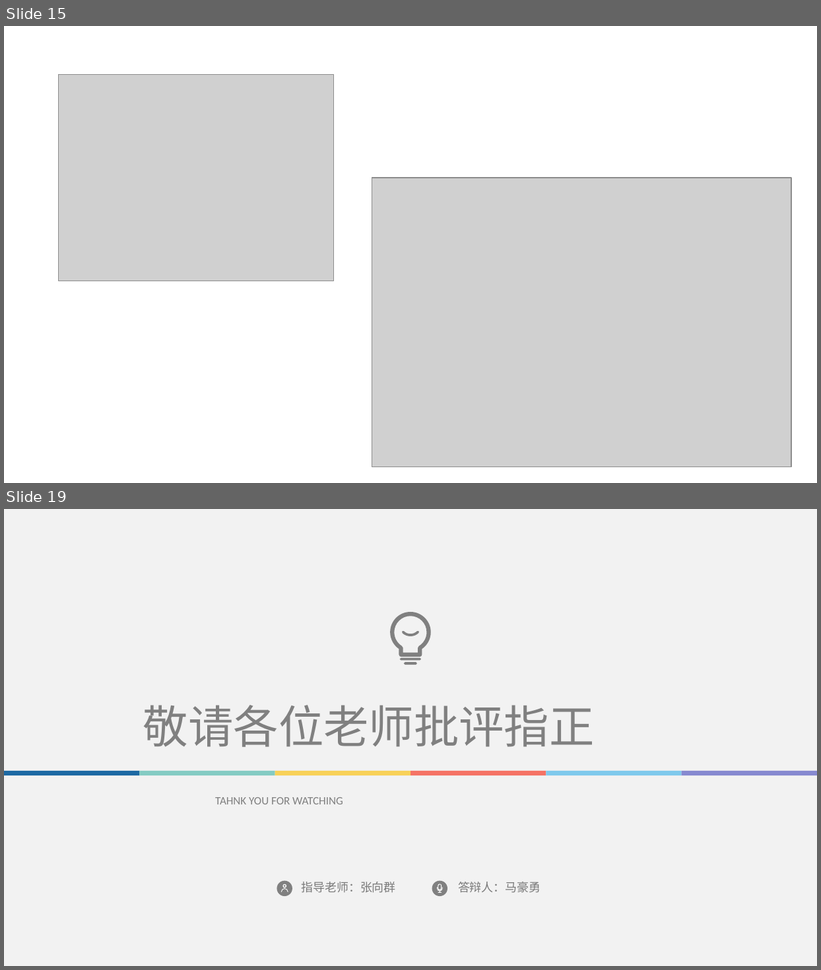
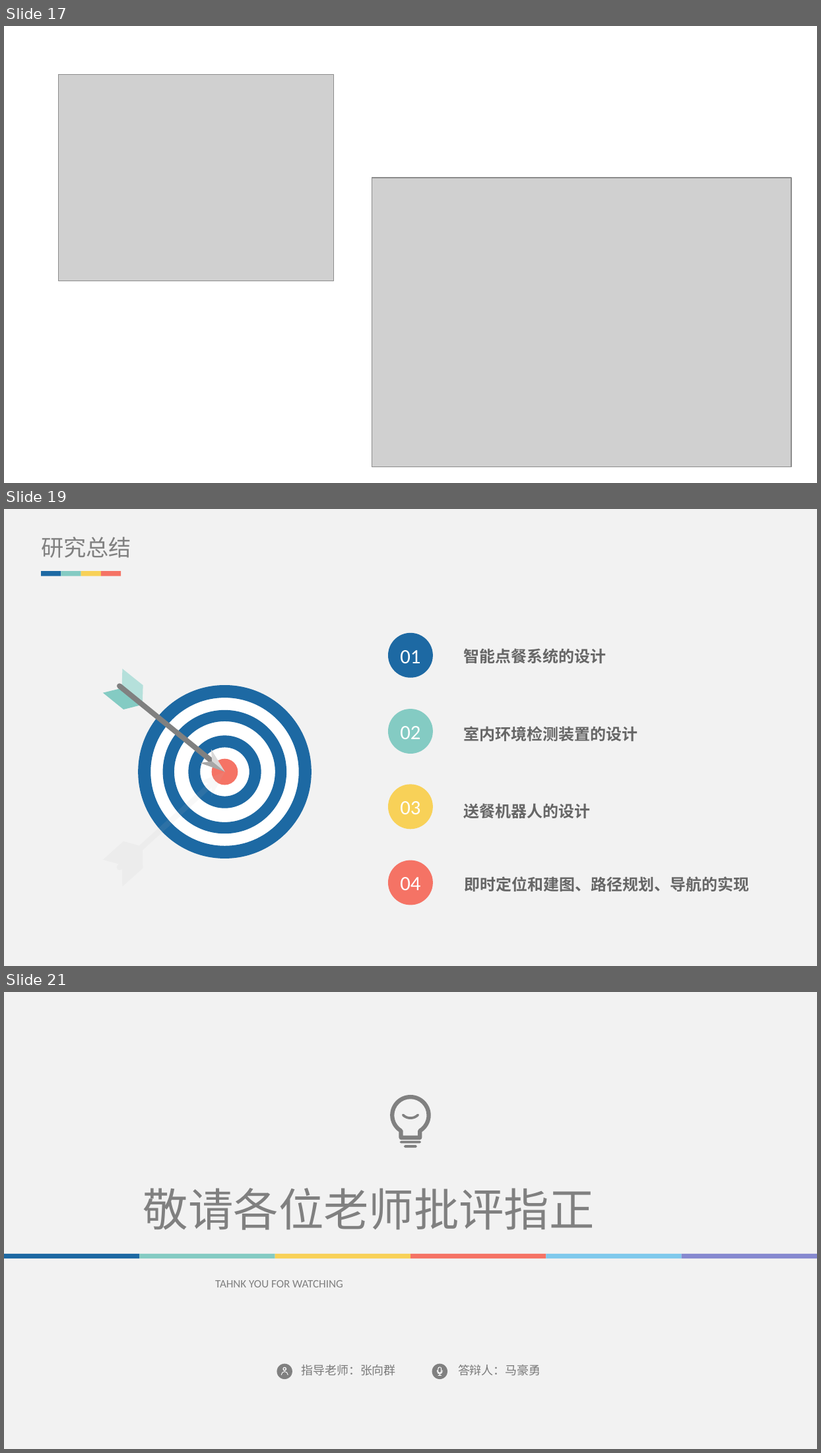
Before and after one commit to Kis-M/lunwen, a slide deck: 毕业答辩.pptx. Shown one above the other, each under a label of ours: slides 15 and 19 before the commit, slides 17, 19 and 21 after it; the slides between them are not shown. The pictures are 821x970 and 821x1453 pixels, drawn with LibreOffice and Linux fonts; fonts in the diff are those of the drawing; grey boxes stand for pictures. Boxes give left, top, right and bottom in pixels: in the first picture for what was removed or moved away, otherwise in the second. Text is boxed around its words. In the diff, an @@ line names an element or a change of style, - is before the commit and + after.

```diff
--- a/毕业答辩.pptx
+++ b/毕业答辩.pptx
@@ slide 19 added at <box>4,509,817,966</box>, background #F2F2F2 @@
@@ text added at <box>41,537,131,558</box>, 20 pt, text #808080 @@
+研究总结
@@ group added at <box>42,572,121,576</box>: 4 rectangles @@
@@ ellipse added at <box>388,632,432,677</box>, fill #1D69A3, 18 pt, text #FFFFFF @@
+01
@@ text added at <box>464,648,607,663</box>, 14 pt, text #666666, bold @@
+智能点餐系统的设计
@@ ellipse added at <box>388,709,432,754</box>, fill #84CBC3, 18 pt, text #FFFFFF @@
+02
@@ text added at <box>464,726,638,741</box>, 14 pt, text #666666, bold @@
+室内环境检测装置的设计
@@ group added at <box>138,685,312,859</box>: 3 freeform shapes, 2 ellipses @@
@@ group added at <box>103,669,225,772</box>: 5 freeform shapes @@
@@ freeform shape added at <box>103,772,225,887</box>, fill #BFBFBF at 10% opacity @@
@@ ellipse added at <box>388,785,432,829</box>, fill #F8D158, 18 pt, text #FFFFFF @@
+03
@@ text added at <box>464,803,591,819</box>, 14 pt, text #666666, bold @@
+送餐机器人的设计
@@ ellipse added at <box>388,860,432,905</box>, fill #F57365, 18 pt, text #FFFFFF @@
+04
@@ text added at <box>464,877,749,892</box>, 14 pt, text #666666, bold @@
+即时定位和建图、路径规划、导航的实现
@@ what was slide 15 is now slide 17 @@
@@ what was slide 19 is now slide 21 @@
```
Also in this commit, not shown: 7 slides changed, 2 other slides added, 1 slide removed, 1 other file.
